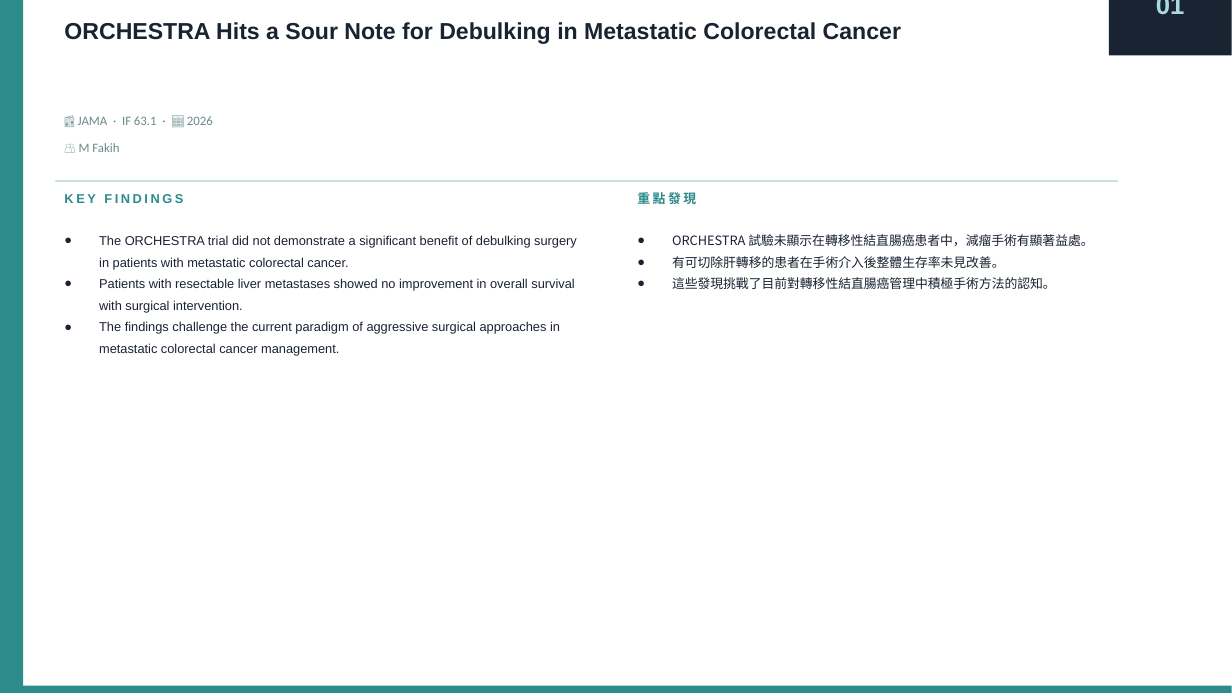
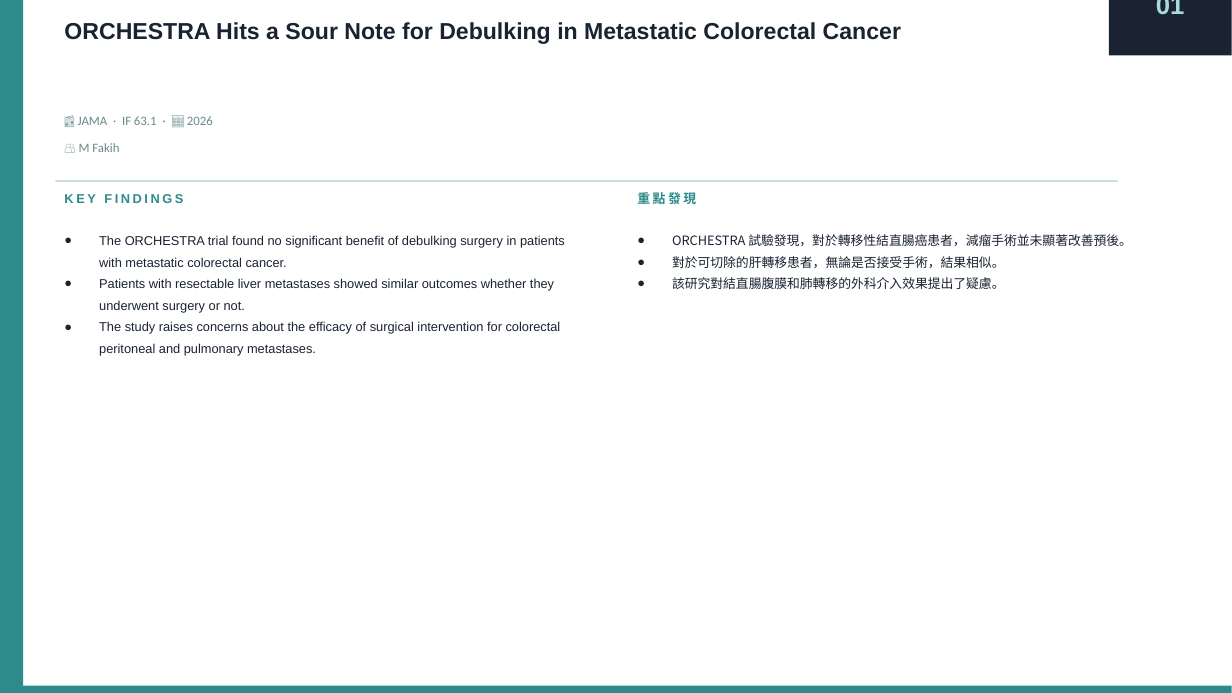
Before and after one commit to jejenhu-maker/colorectal-weekly-digest, a slide deck: slide 3 of docs/latest-digest.pptx. Drawn at 1232x693 pixels with LibreOffice and Linux fonts; fonts in the diff are those of the drawing. Boxes give left, top, right and bottom in pixels: in the first picture for what was removed or moved away, otherwise in the second. Text is boxed around its words. In the diff, an @@ line names an element or a change of style, - is before the commit and + after.

```diff
--- a/docs/latest-digest.pptx
+++ b/docs/latest-digest.pptx
@@ text at [99, 235, 565, 356]: text changed @@
-● The ORCHESTRA trial did not demonstrate a significant benefit of debulking surgery in patients with metastatic colorectal cancer.
-● Patients with resectable liver metastases showed no improvement in overall survival with surgical intervention.
-● The findings challenge the current paradigm of aggressive surgical approaches in metastatic colorectal cancer management.
+● The ORCHESTRA trial found no significant benefit of debulking surgery in patients with metastatic colorectal cancer.
+● Patients with resectable liver metastases showed similar outcomes whether they underwent surgery or not.
+● The study raises concerns about the efficacy of surgical intervention for colorectal peritoneal and pulmonary metastases.
@@ text at [672, 234, 1132, 289]: text changed @@
-● ORCHESTRA 試驗未顯示在轉移性結直腸癌患者中，減瘤手術有顯著益處。
-● 有可切除肝轉移的患者在手術介入後整體生存率未見改善。
-● 這些發現挑戰了目前對轉移性結直腸癌管理中積極手術方法的認知。
+● ORCHESTRA 試驗發現，對於轉移性結直腸癌患者，減瘤手術並未顯著改善預後。
+● 對於可切除的肝轉移患者，無論是否接受手術，結果相似。
+● 該研究對結直腸腹膜和肺轉移的外科介入效果提出了疑慮。
```
Also in this commit, not shown: 20 other slides changed, 2 other files.
